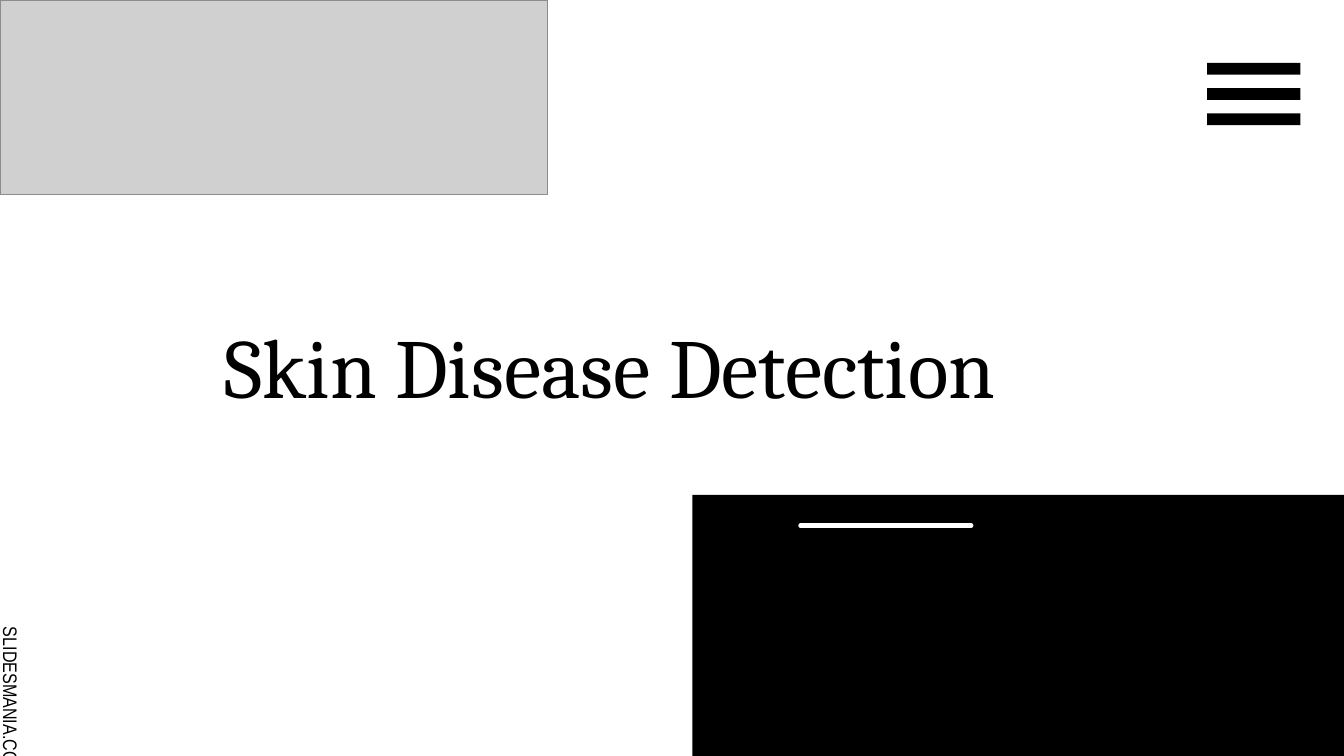
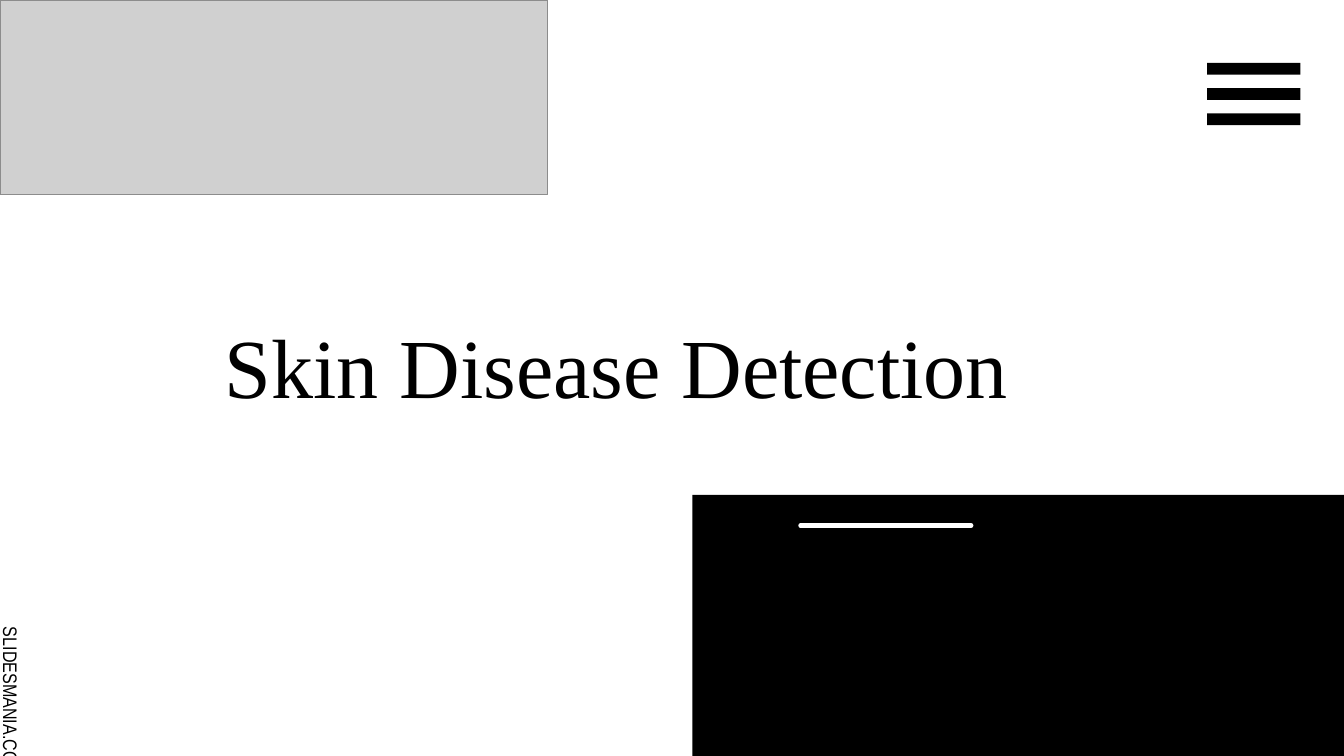
Before and after one commit to rushabh1605/Skin-Disease-Detection-Team-Technophile, a slide deck: slide 1 of Technophiles.pptx. Drawn at 1344x756 pixels with LibreOffice and Linux fonts; fonts in the diff are those of the drawing; grey boxes stand for pictures. Boxes give left, top, right and bottom in pixels: in the first picture for what was removed or moved away, otherwise in the second. Text is boxed around its words. In the diff, an @@ line names an element or a change of style, - is before the commit and + after.

```diff
--- a/Technophiles.pptx
+++ b/Technophiles.pptx
@@ title "Skin Disease Detection" at [225,339,1008,399]: font Cambria to Times New Roman @@
```
Also in this commit, not shown: 5 other slides changed.
